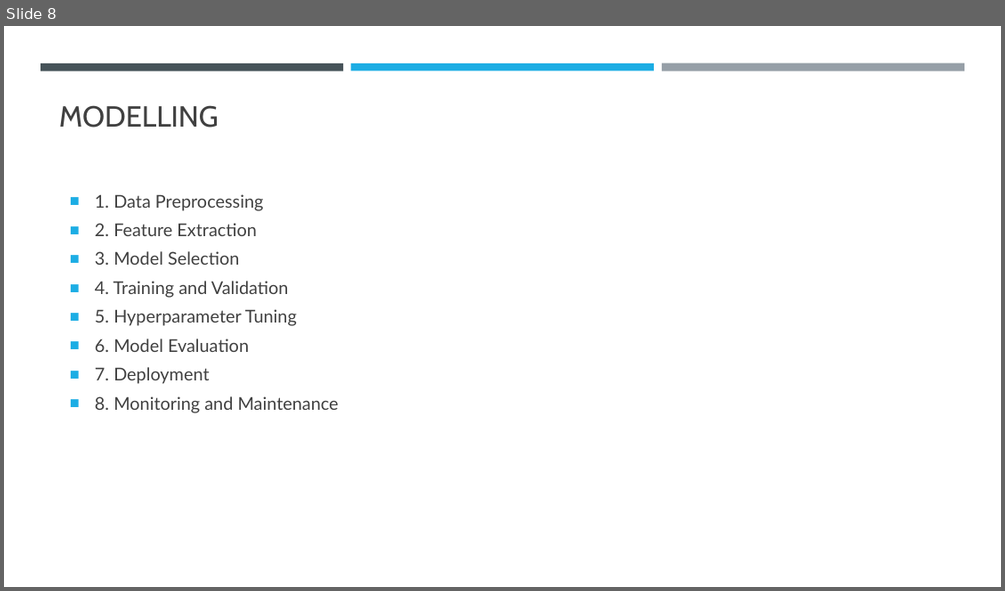
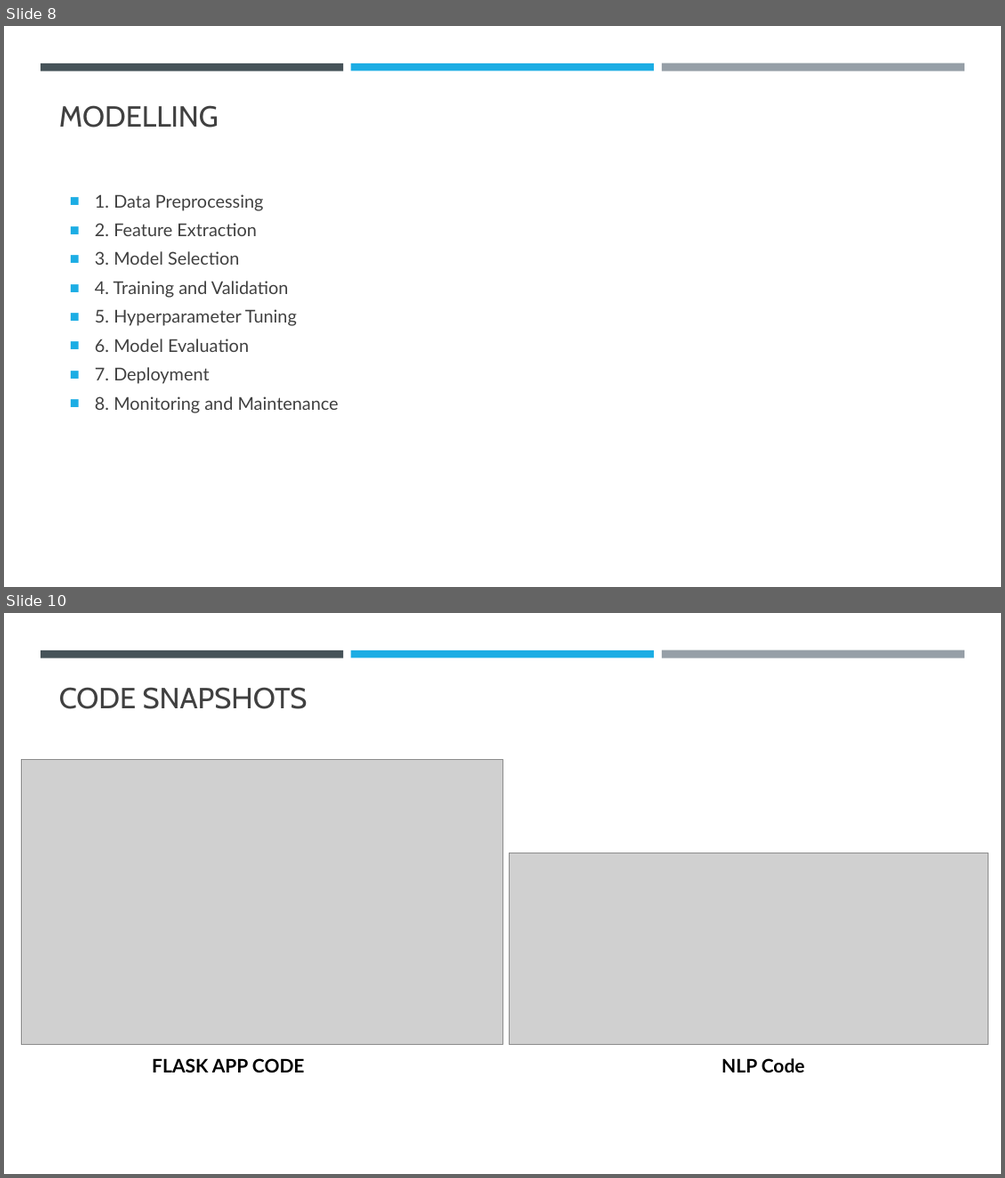
Before and after one commit to Dheeerazzz/Feedback-Sentiment-Analysis, a slide deck: IBM ppt b1.pptx. Shown one above the other, each under a label of ours: slide 8 before the commit, slides 8 and 10 after it; the slides between them are not shown. The pictures are 1005x591 and 1005x1178 pixels, drawn with LibreOffice and Linux fonts; fonts in the diff are those of the drawing; grey boxes stand for pictures. Boxes give left, top, right and bottom in pixels: in the first picture for what was removed or moved away, otherwise in the second. Text is boxed around its words. In the diff, an @@ line names an element or a change of style, - is before the commit and + after.

```diff
--- a/IBM ppt b1.pptx
+++ b/IBM ppt b1.pptx
@@ slide 10 added at [4, 613, 1001, 1174], background #FFFFFF; not listed: 3 template elements that a slide beside it also shows @@
@@ title added at [59, 687, 307, 709], 28 pt, text #404040 @@
+CODE SNAPSHOTS
@@ picture added at [21, 760, 502, 1045] @@
@@ picture added at [509, 852, 988, 1045] @@
@@ text added at [152, 1058, 305, 1072], 18 pt, text #000000, bold @@
+FLASK APP CODE
@@ text added at [721, 1058, 805, 1072], 18 pt, text #000000, bold @@
+NLP Code
```
Also in this commit, not shown: 1 slide changed, 2 other slides added, 1 slide removed.
